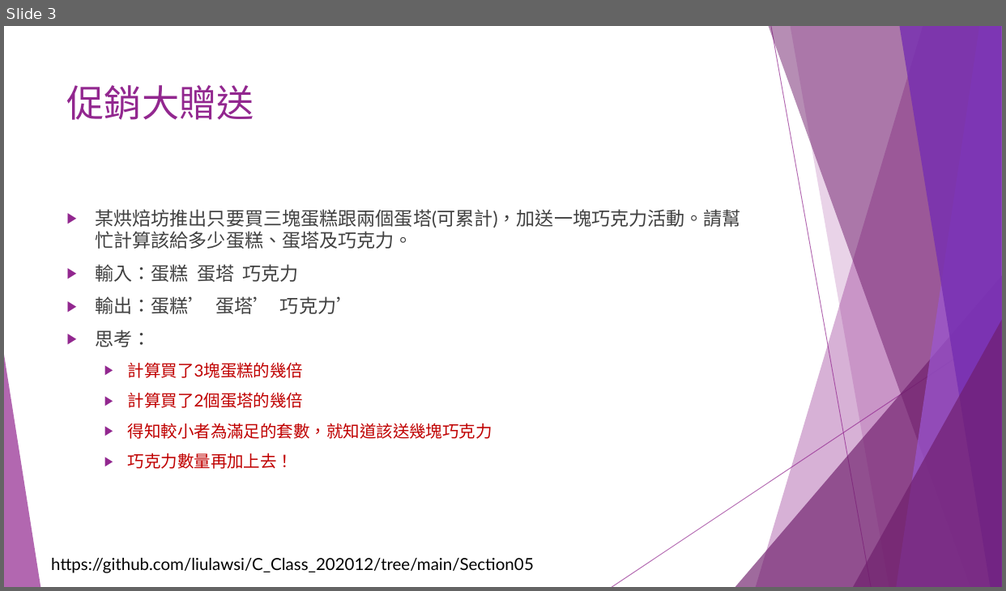
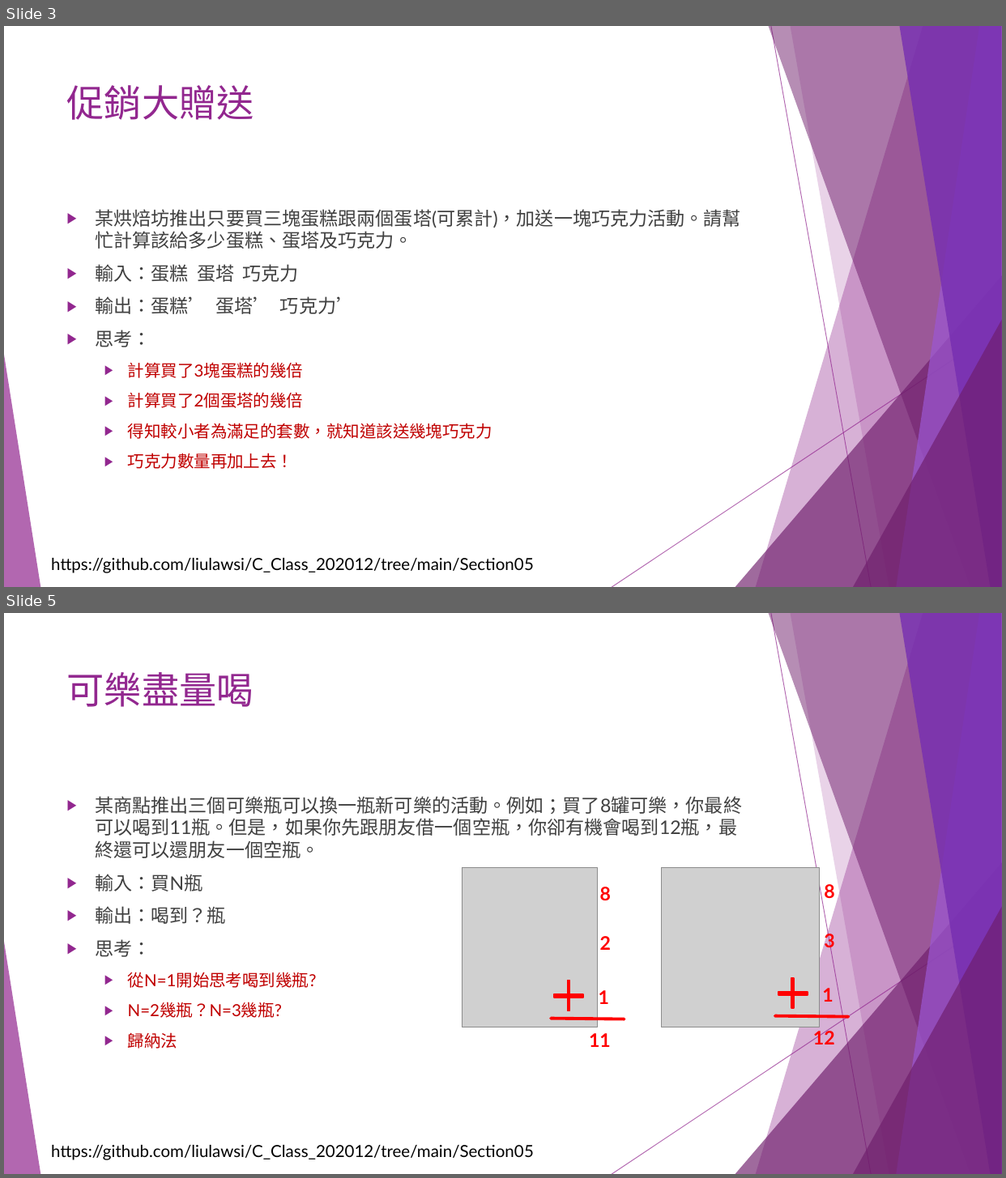
Before and after one commit to liulawsi/My_PPTs, a slide deck: CHING JIAN/C_Class/A1_邏輯思考訓練題.pptx. Shown one above the other, each under a label of ours: slide 3 before the commit, slides 3 and 5 after it; the slides between them are not shown. The pictures are 1006x591 and 1006x1178 pixels, drawn with LibreOffice and Linux fonts; fonts in the diff are those of the drawing; grey boxes stand for pictures. Boxes give left, top, right and bottom in pixels: in the first picture for what was removed or moved away, otherwise in the second. Text is boxed around its words. In the diff, an @@ line names an element or a change of style, - is before the commit and + after.

```diff
--- a/CHING JIAN/C_Class/A1_邏輯思考訓練題.pptx
+++ b/CHING JIAN/C_Class/A1_邏輯思考訓練題.pptx
@@ slide 5 added at (4, 613, 1002, 1174), background #FFFFFF; not listed: 11 template elements that a slide beside it also shows @@
@@ title added at (67, 672, 254, 707), 36 pt, text #92278F @@
+可樂盡量喝
@@ text added at (95, 796, 742, 1049), 18 pt, text #404040 @@
+▶ 某商點推出三個可樂瓶可以換一瓶新可樂的活動。例如；買了8罐可樂，你最終可以喝到11瓶。但是，如果你先跟朋友借一個空瓶，你卻有機會喝到12瓶，最終還可以還朋友一個空瓶。
+▶ 輸入：買N瓶
+▶ 輸出：喝到？瓶
+▶ 思考：
+  ▶ 從N=1開始思考喝到幾瓶?
+  ▶ N=2幾瓶？N=3幾瓶?
+  ▶ 歸納法
@@ picture added at (463, 868, 598, 1029) @@
@@ picture added at (661, 868, 819, 1029) @@
@@ text added at (600, 887, 611, 901), 18 pt, text #FF0000, bold @@
+8
@@ text added at (824, 884, 834, 898), 18 pt, text #FF0000, bold @@
+8
@@ text added at (600, 936, 611, 950), 18 pt, text #FF0000, bold @@
+2
@@ text added at (824, 931, 834, 952), 18 pt, text #FF0000, bold @@
+3
@@ plus added at (554, 981, 583, 1012), fill #FF0000, outline #FF0000 1.5 pt @@
@@ text added at (599, 990, 609, 1004), 18 pt, text #FF0000, bold @@
+1
@@ plus added at (778, 978, 808, 1009), fill #FF0000, outline #FF0000 1.5 pt @@
@@ text added at (822, 988, 833, 1002), 18 pt, text #FF0000, bold @@
+1
@@ line added from (624, 1020) to (552, 1019), #FF0000 3 pt @@
@@ line added from (849, 1017) to (775, 1016), #FF0000 3 pt @@
@@ text added at (589, 1033, 611, 1047), 18 pt, text #FF0000, bold @@
+11
@@ text added at (813, 1028, 835, 1045), 18 pt, text #FF0000, bold @@
+12
```
Also in this commit, not shown: 4 other slides added.
